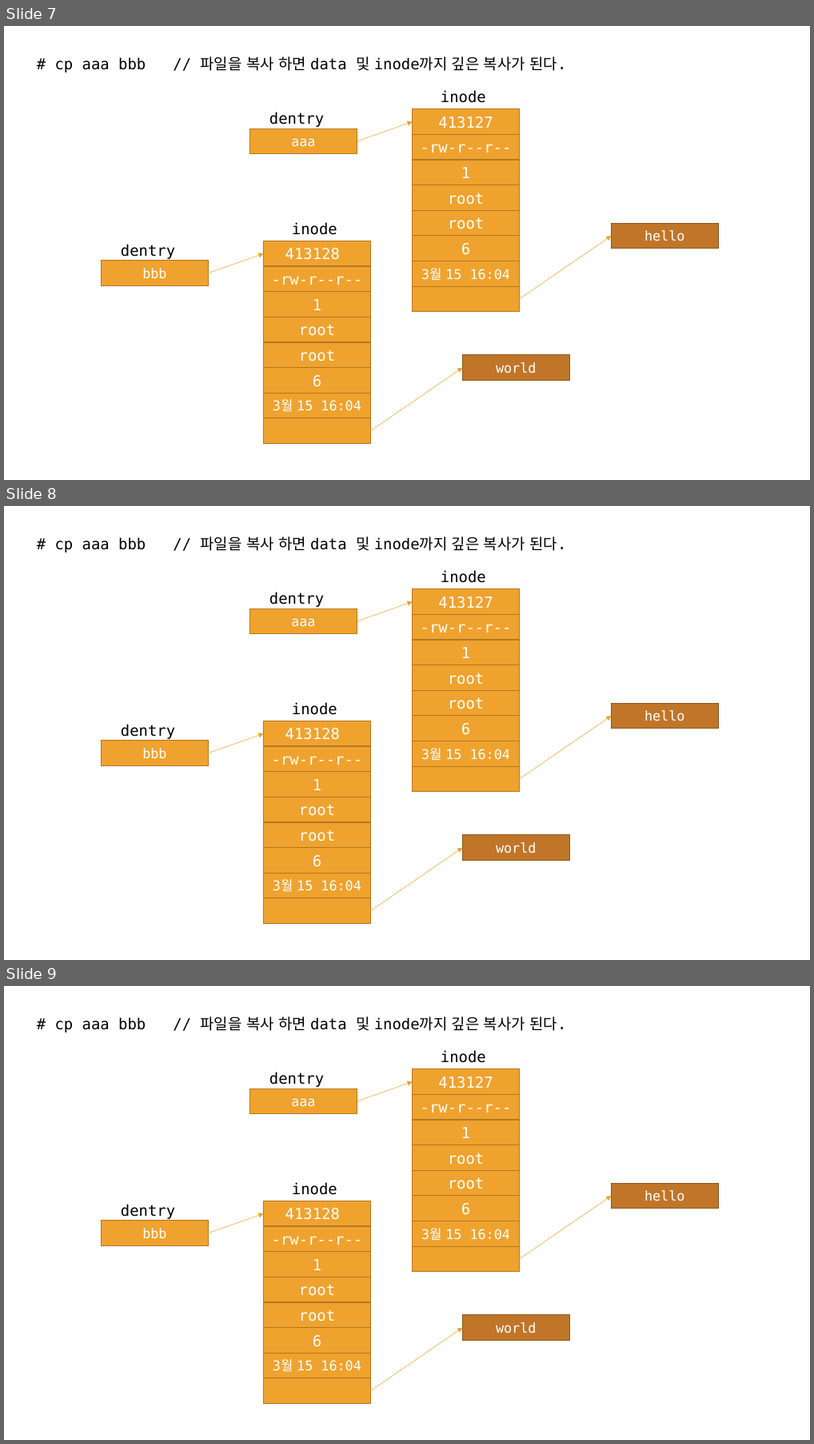
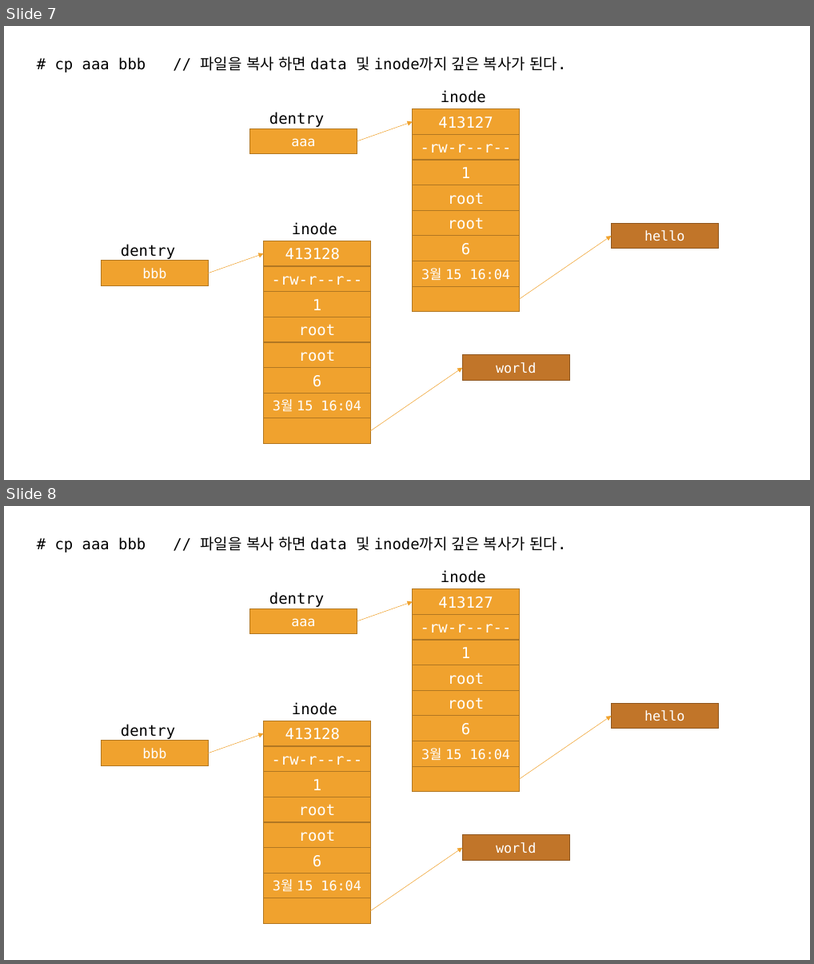
Before and after one commit to blomdhal22/prac-lsp, a slide deck: syscall.pptx. Shown one above the other, each under a label of ours: slides 7, 8 and 9 before the commit, slides 7 and 8 after it. The pictures are 814x1444 and 814x964 pixels, drawn with LibreOffice and Linux fonts; fonts in the diff are those of the drawing. Boxes give left, top, right and bottom in pixels: in the first picture for what was removed or moved away, otherwise in the second. Text is boxed around its words. In the diff, an @@ line names an element or a change of style, - is before the commit and + after.

Commit message:
update ppt

```diff
--- a/syscall.pptx
+++ b/syscall.pptx
@@ slide 8 removed at box(4, 506, 810, 960), background #FFFFFF @@
@@ text removed at box(55, 536, 566, 552) @@
-# cp aaa bbb // 파일을 복사 하면 data 및 inode까지 깊은 복사가 된다.
@@ text removed at box(441, 570, 486, 583) @@
-inode
@@ text removed at box(270, 592, 324, 607) @@
-dentry
@@ arrow removed from (358, 621) to (413, 601) @@
@@ rectangle removed at box(413, 589, 520, 614) @@
-413127
@@ rectangle removed at box(250, 609, 358, 634) @@
-aaa
@@ rectangle removed at box(413, 614, 520, 640) @@
--rw-r--r--
@@ rectangle removed at box(413, 640, 520, 665) @@
-1
@@ rectangle removed at box(413, 665, 520, 691) @@
-root
@@ rectangle removed at box(413, 691, 520, 716) @@
-root
@@ rectangle removed at box(263, 720, 370, 746) @@
-413128
@@ text removed at box(292, 702, 338, 715) @@
-inode
@@ rectangle removed at box(413, 716, 520, 741) @@
-6
@@ arrow removed from (519, 779) to (612, 716) @@
@@ rectangle removed at box(612, 704, 719, 728) @@
-hello
@@ rectangle removed at box(102, 740, 209, 765) @@
-bbb
@@ text removed at box(121, 724, 175, 739) @@
-dentry
@@ arrow removed from (209, 753) to (263, 733) @@
@@ rectangle removed at box(413, 740, 520, 766) @@
-3월 15 16:04
@@ rectangle removed at box(263, 746, 370, 772) @@
--rw-r--r--
@@ rectangle removed at box(413, 766, 520, 792) @@
@@ rectangle removed at box(263, 772, 370, 797) @@
-1
@@ rectangle removed at box(263, 797, 370, 822) @@
-root
@@ rectangle removed at box(263, 822, 370, 847) @@
-root
@@ rectangle removed at box(463, 835, 570, 860) @@
-world
@@ rectangle removed at box(263, 847, 370, 872) @@
-6
@@ arrow removed from (370, 911) to (463, 847) @@
@@ rectangle removed at box(263, 872, 370, 898) @@
-3월 15 16:04
@@ rectangle removed at box(263, 898, 370, 924) @@
@@ what was slide 9 is now slide 8 @@
```
